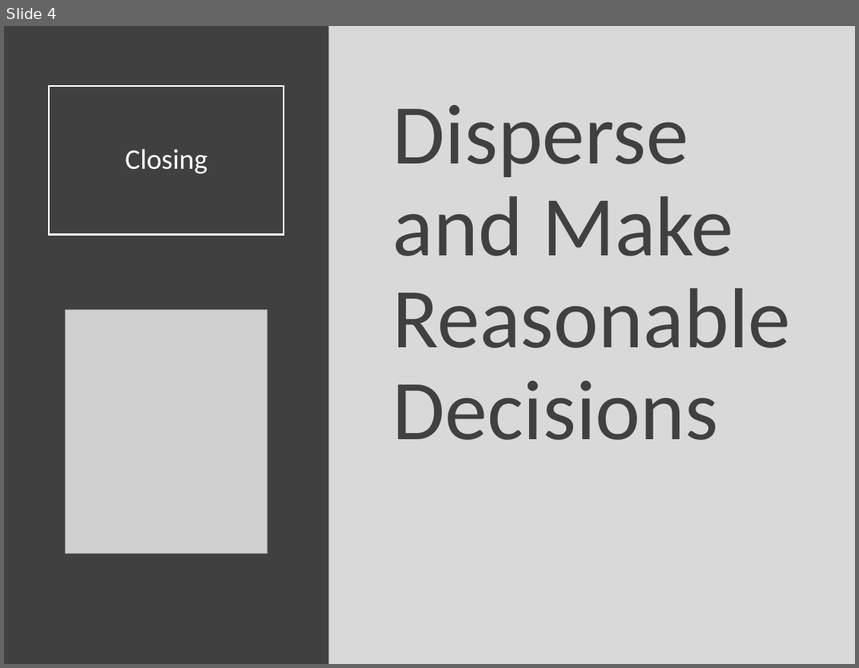
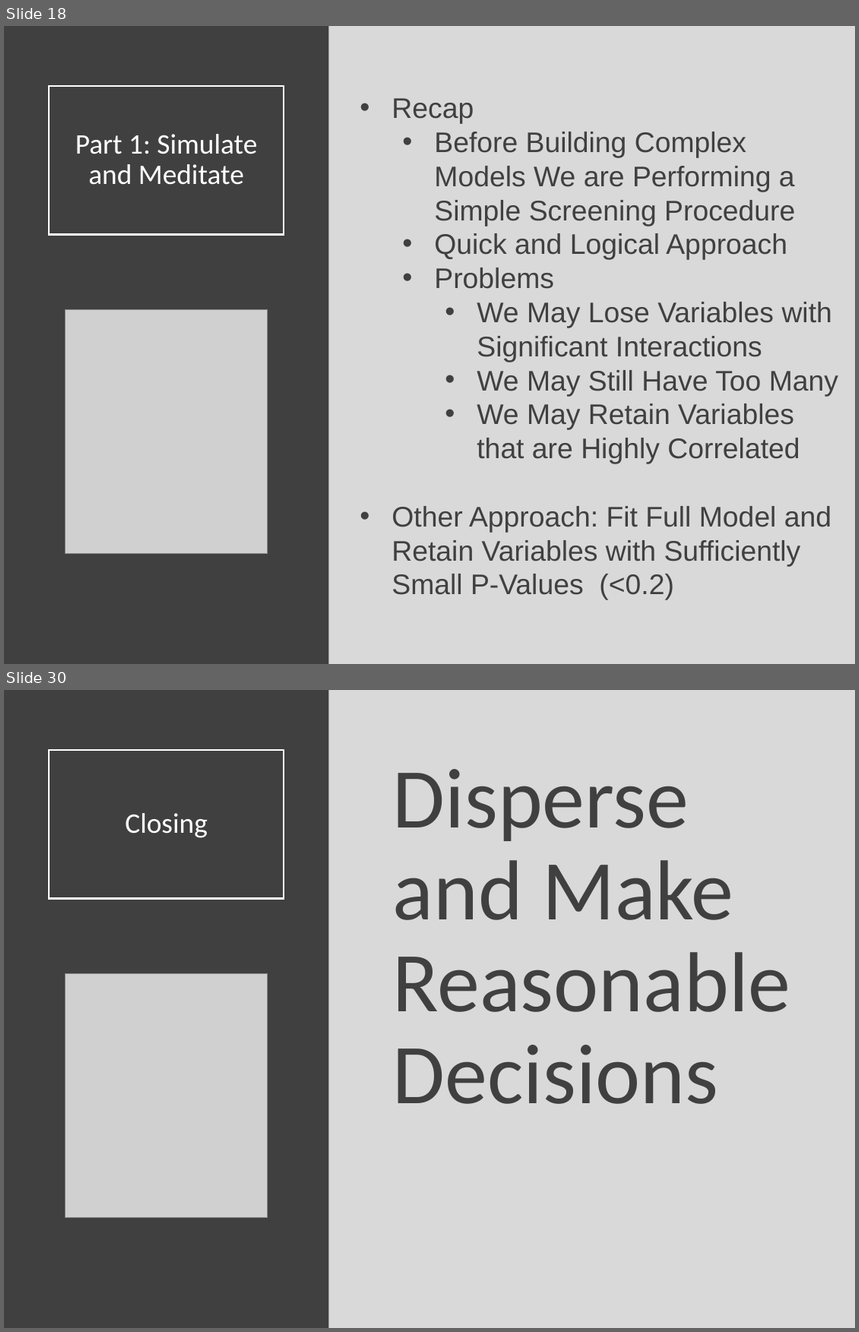
Before and after one commit to Yixf-Self/STOR320_WEBSITE, a slide deck: Lecture/Lecture 31/Lecture 31.pptx. Shown one above the other, each under a label of ours: slide 4 before the commit, slides 18 and 30 after it; the slides between them are not shown. The pictures are 859x668 and 859x1332 pixels, drawn with LibreOffice and Linux fonts; fonts in the diff are those of the drawing; grey boxes stand for pictures. Boxes give left, top, right and bottom in pixels: in the first picture for what was removed or moved away, otherwise in the second. Text is boxed around its words. In the diff, an @@ line names an element or a change of style, - is before the commit and + after.

```diff
--- a/Lecture/Lecture 31/Lecture 31.pptx
+++ b/Lecture/Lecture 31/Lecture 31.pptx
@@ slide 18 added at (x1=4, y1=26, x2=855, y2=664), background #D9D9D9 @@
@@ rectangle added at (x1=4, y1=26, x2=329, y2=664), fill #404040 @@
@@ title added at (x1=49, y1=85, x2=284, y2=234), outline #FFFFFF 1.5 pt, 24 pt, text #FFFFFF @@
+Part 1: Simulate and Meditate
@@ text added at (x1=392, y1=98, x2=838, y2=601), 24 pt, text #404040 @@
+• Recap
+  • Before Building Complex Models We are Performing a Simple Screening Procedure
+  • Quick and Logical Approach
+  • Problems
+    • We May Lose Variables with Significant Interactions
+    • We May Still Have Too Many
+    • We May Retain Variables that are Highly Correlated
+• Other Approach: Fit Full Model and Retain Variables with Sufficiently Small P-Values (<0.2)
@@ picture added at (x1=66, y1=309, x2=267, y2=553) @@
@@ what was slide 4 is now slide 30 @@
```
Also in this commit, not shown: 28 other slides added, 3 slides removed, 7 other files.
